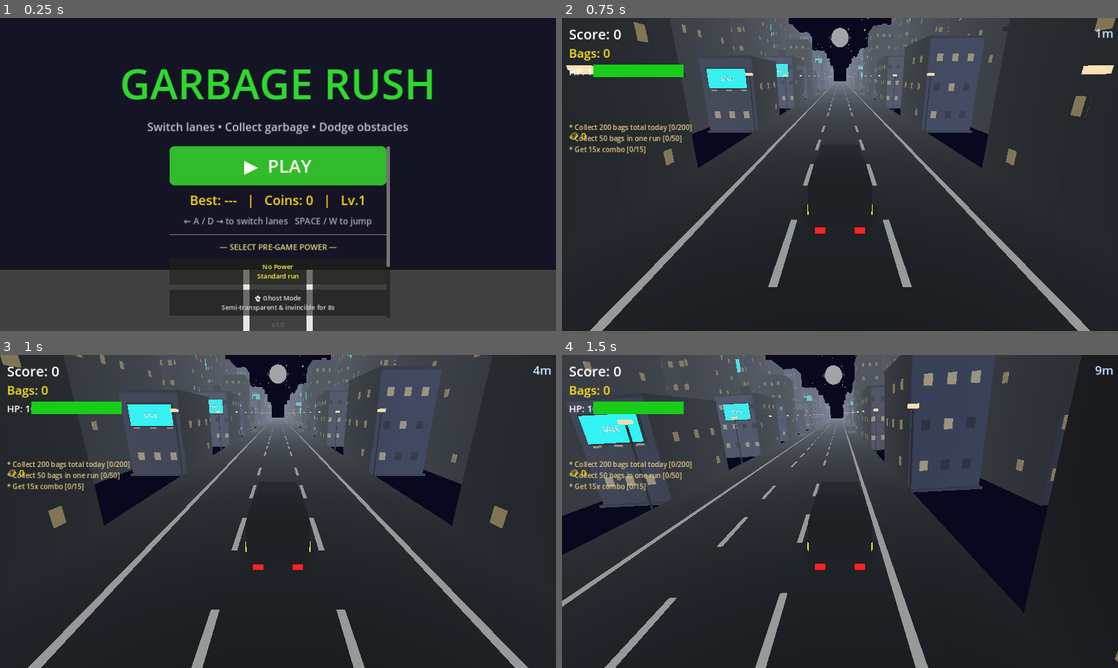
Above: before the commit, frames 1-4 (two rows, left to right).
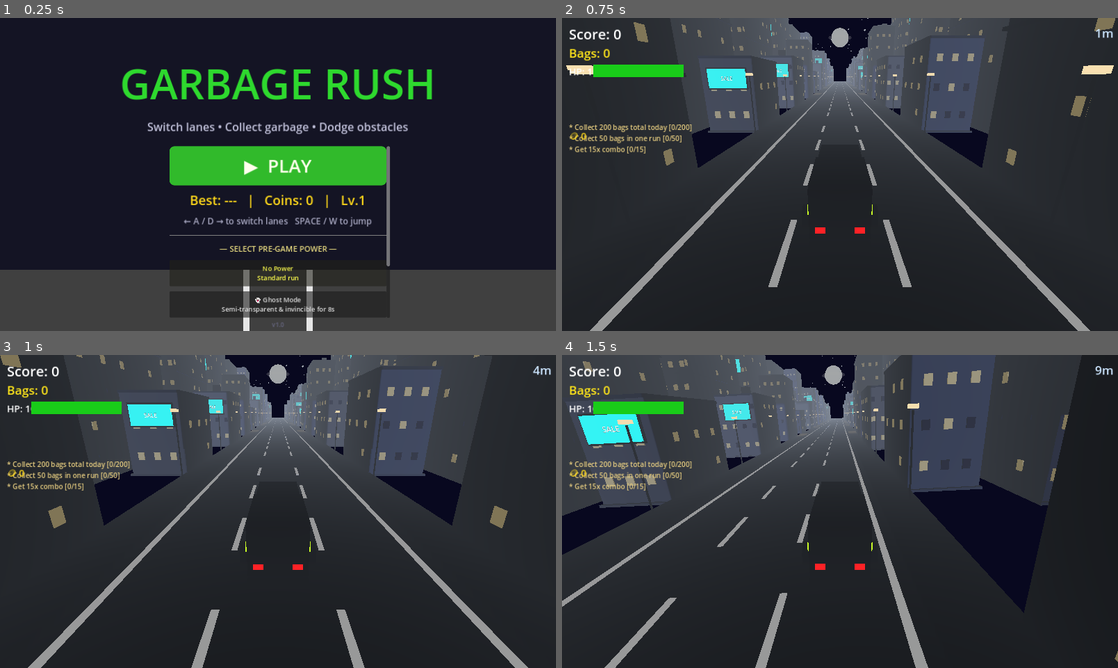
Above: after the commit, the same moments.

Repository: bhavyat81/runner
Game: Godot game, scene res://scenes/main_menu.tscn
Two runs of this game, one before a commit and one after it. Both use one fixed random seed, a clock stepped at 60 frames per second and the inputs below.
Inputs (mouse positions are in pixels of both pictures, inside the frame that each line leads up to):
- Up to frame 1 (0.25 s): no input
- Up to frame 2 (0.75 s): click "▶ PLAY" at 0.5 s
- Up to frame 3 (1 s): no input
- Up to frame 4 (1.5 s): move the mouse to (962, 495) at 1.27 s; hold D (move_right) from 1.28 s (still down); click (962, 495) at 1.42 s

The runs differ from the first frame. In frame 1, 1.0% of the frame differs, in the area x 30-71%, y 69-96%; in frame 2, nothing differs; in frame 3, nothing differs; in frame 4, nothing differs.

Commit message:
fix: address code review - consistent separator height, fix star cluster comment, use sphere collision for upright coin
Co-authored-by: bhavyat81 <233542359+bhavyat81@users.noreply.github.com>
Agent-Logs-Url: https://github.com/bhavyat81/runner/sessions/1b5a22a0-21db-43a3-9be3-0f6edc068a10

Diff:
--- a/scripts/coin.gd
+++ b/scripts/coin.gd
@@ -48,10 +48,9 @@
 	label.position = Vector3(0.0, 0.0, 0.1)
 	add_child(label)
 
-	# Collision shape matching the standing disc
-	var shape := CylinderShape3D.new()
-	shape.radius = 0.55
-	shape.height = 0.4
+	# Collision shape: sphere to reliably catch the truck regardless of disc orientation
+	var shape := SphereShape3D.new()
+	shape.radius = 0.65
 	var cs := CollisionShape3D.new()
 	cs.shape = shape
 	add_child(cs)
--- a/scripts/game.gd
+++ b/scripts/game.gd
@@ -822,7 +822,7 @@
 		mat.emission_energy_multiplier = 2.5
 		mat.shading_mode = BaseMaterial3D.SHADING_MODE_UNSHADED
 		star.set_surface_override_material(0, mat)
-		# Scatter within a 15-25 unit sphere around the moon
+		# Scatter within ~15-20 units around the moon (box distribution)
 		var offset := Vector3(
 			randf_range(-20.0, 20.0),
 			randf_range(-15.0, 15.0),
--- a/scripts/main_menu.gd
+++ b/scripts/main_menu.gd
@@ -38,7 +38,7 @@
 	vbox.add_theme_constant_override("separation", 12)
 
 	var sep := HSeparator.new()
-	sep.custom_minimum_size = Vector2(0, 8)
+	sep.custom_minimum_size = Vector2(0, 12)
 	vbox.add_child(sep)
 
 	var powers_title := Label.new()
